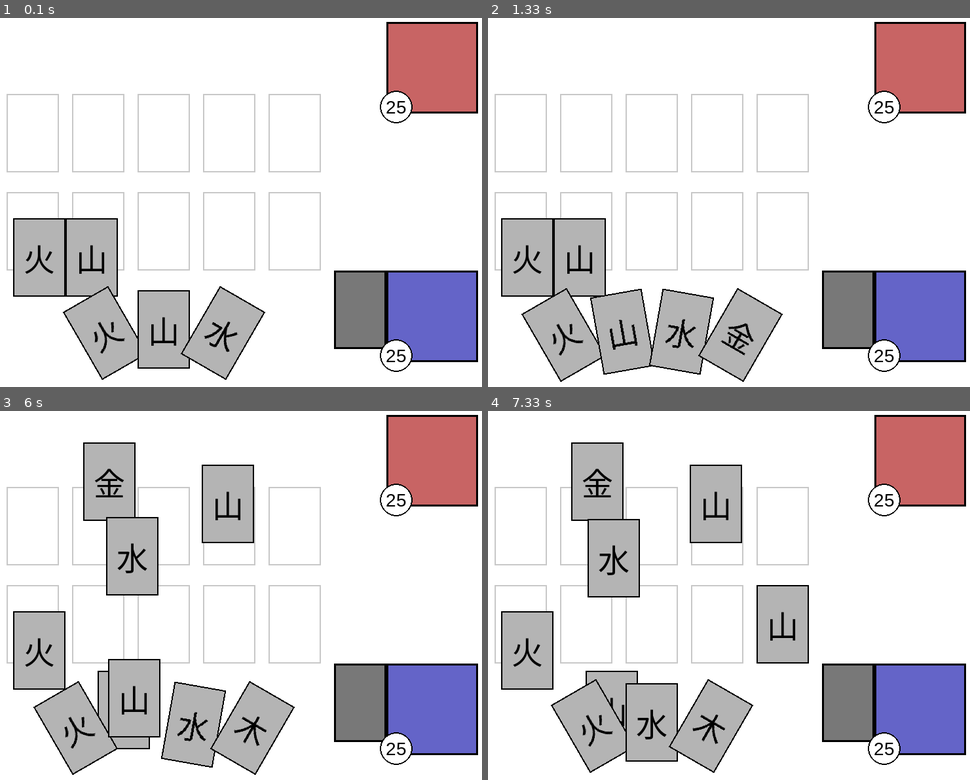
Above: before the commit, frames 1-4 (two rows, left to right).
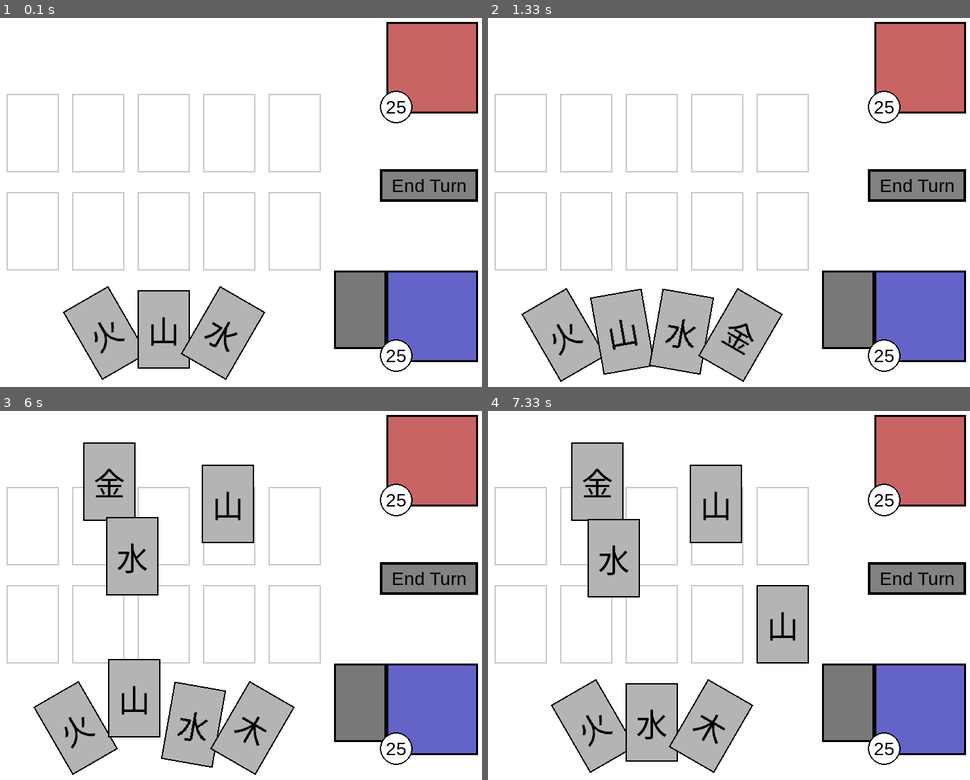
Above: after the commit, the same moments.

Repository: ChioreanBogdan/Pygame-Card-Game
Game: pygame game, started from tiny_kanji_card_game.py
Two runs of this game, one before a commit and one after it. Both use one fixed random seed, a clock stepped at 60 frames per second and the inputs below.
Inputs (mouse positions are in pixels of both pictures, inside the frame that each line leads up to):
- Up to frame 1 (0.1 s): no input
- Up to frame 2 (1.33 s): press the mouse at (916, 184) at 0.37 s; move the mouse to (738, 158) at 0.47 s; release the mouse at (560, 132) at 0.6 s; press the mouse at (594, 331) at 0.7 s; move the mouse to (608, 191) at 0.8 s; release the mouse at (622, 51) at 0.93 s; press the mouse at (849, 309) at 1.03 s; move the mouse to (854, 279) at 1.13 s; release the mouse at (859, 254) at 1.27 s
- Up to frame 3 (6 s): press the mouse at (77, 728) at 1.37 s; move the mouse to (96, 720) at 1.47 s; release the mouse at (120, 713) at 1.6 s; press the mouse at (250, 728) at 1.7 s; move the mouse to (168, 687) at 1.8 s; release the mouse at (91, 647) at 1.93 s; press the mouse at (361, 702) at 2.03 s; move the mouse to (395, 569) at 2.13 s; release the mouse at (428, 436) at 2.27 s; press the mouse at (361, 702) at 2.37 s; move the mouse to (313, 577) at 2.47 s; release the mouse at (265, 447) at 2.6 s; press the mouse at (96, 625) at 2.7 s; move the mouse to (101, 551) at 2.8 s; release the mouse at (110, 481) at 2.93 s; press the mouse at (279, 728) at 3.03 s; move the mouse to (183, 658) at 3.13 s; release the mouse at (81, 588) at 3.27 s; press the mouse at (279, 728) at 3.37 s; move the mouse to (260, 720) at 3.47 s; release the mouse at (245, 713) at 3.6 s; press the mouse at (361, 702) at 3.7 s; move the mouse to (313, 588) at 3.8 s; release the mouse at (265, 473) at 3.93 s; press the mouse at (279, 728) at 4.03 s; move the mouse to (163, 676) at 4.13 s; release the mouse at (43, 625) at 4.27 s; click (77, 728) at 4.38 s; press the mouse at (134, 724) at 4.7 s; move the mouse to (212, 728) at 4.8 s; release the mouse at (289, 732) at 4.93 s; press the mouse at (33, 625) at 5.03 s; move the mouse to (130, 562) at 5.13 s; release the mouse at (226, 503) at 5.27 s; press the mouse at (96, 625) at 5.37 s; move the mouse to (115, 591) at 5.47 s; release the mouse at (130, 554) at 5.6 s; press the mouse at (96, 625) at 5.7 s; move the mouse to (110, 665) at 5.8 s; release the mouse at (125, 709) at 5.93 s
- Up to frame 4 (7.33 s): press the mouse at (622, 724) at 6.03 s; move the mouse to (704, 687) at 6.13 s; release the mouse at (791, 650) at 6.27 s; click (594, 724) at 6.38 s; press the mouse at (651, 720) at 6.7 s; move the mouse to (627, 650) at 6.8 s; release the mouse at (603, 577) at 6.93 s; press the mouse at (618, 554) at 7.03 s; move the mouse to (618, 558) at 7.13 s; release the mouse at (613, 558) at 7.27 s

The runs differ from the first frame. In frame 1, 6.2% of the frame differs, in the area x 2-100%, y 40-76%; in frame 2, 6.3%; in frame 3, 4.6%; in frame 4, 4.8%.

Commit message:
Added end turn button,cleaned up main more,refactored entity

Diff:
--- a/board.py
+++ b/board.py
@@ -2,7 +2,14 @@
 from slot import Slot
 
 class Board:
-    def __init__(self, width, height):
+    def __init__(self, width, height,player,enemy):
+
+        self.width = width
+        self.height = height
+
+        self.player = player
+        self.enemy = enemy
+
         self.player_slots = []
         self.enemy_slots = []
 
@@ -46,3 +53,17 @@
 
         # player portrait rectangle
         self.player_rect = pygame.Rect(width - portrait_width - 30, height-portait_height-40, portrait_width, portait_height)
+
+        # make a little bubble rect left of enemy portrait
+        self.enemy_hp_bubble = pygame.Rect(self.enemy_rect.left-20, self.enemy_rect.centery+40, 70, 40)
+
+        # make a little bubble rect left of player portrait
+        self.player_hp_bubble = pygame.Rect(self.player_rect.left-20, self.player_rect.centery+40, 70, 40)
+
+        #Rect for end turn button position
+        self.end_turn_rect = pygame.Rect(
+            width -180,
+            height // 2 - 35,
+            150,
+            50
+                                        )
--- a/entity.py
+++ b/entity.py
@@ -1,4 +1,5 @@
 class Entity:
-    def __init__(self, hp):
+    def __init__(self, name, hp):
+        self.name = name
         self.hp = hp
         self.status_effects = []
--- a/player.py
+++ b/player.py
@@ -2,14 +2,7 @@
 
 class Player(Entity):
     def __init__(self, name, hp=25):
-        super().__init__(hp)
-        self.name = name
-
-        # health
-        self.hp = hp
-
-        # future-proof
-        self.status_effects = []
+        super().__init__(name,hp)
 
         # game zones
         self.hand = []
--- a/renderer.py
+++ b/renderer.py
@@ -27,18 +27,30 @@
         pygame.draw.rect(self.screen, (100,100,200), board.player_rect)
         pygame.draw.rect(self.screen, (0,0,0), board.player_rect, 3)
 
-    # def draw_board(self, player_rect, enemy_rect, deck_rect):
-    #     # deck
-    #     pygame.draw.rect(self.screen, (120,120,120), deck_rect)
-    #     pygame.draw.rect(self.screen, (0,0,0), deck_rect, 3)
+        # render enemy HP text
+        enemy_hp_text = self.ui_font.render(str(board.enemy.hp), True, (0, 0, 0))
 
-    #     # enemy portrait
-    #     pygame.draw.rect(self.screen, (200,100,100), enemy_rect)
-    #     pygame.draw.rect(self.screen, (0,0,0), enemy_rect, 3)
+        # draw bubble
+        pygame.draw.circle(self.screen, (255, 255, 255), board.enemy_hp_bubble.center,25)
+        pygame.draw.circle(self.screen, (0, 0, 0), board.enemy_hp_bubble.center,25, 2)
 
-    #     # player portrait
-    #     pygame.draw.rect(self.screen, (100,100,200), player_rect)
-    #     pygame.draw.rect(self.screen, (0,0,0), player_rect, 3)
+        # center text in bubble
+        text_rect = enemy_hp_text.get_rect(center=board.enemy_hp_bubble.center)
+        self.screen.blit(enemy_hp_text, text_rect)
+
+        # render player HP text
+        player_hp_text = self.ui_font.render(str(board.player.hp), True, (0, 0, 0))
+
+        # draw bubble
+        pygame.draw.circle(self.screen, (255, 255, 255), board.player_hp_bubble.center,25)
+        pygame.draw.circle(self.screen, (0, 0, 0), board.player_hp_bubble.center,25, 2)
+
+        # center text in bubble
+        text_rect = player_hp_text.get_rect(center=board.player_hp_bubble.center)
+        self.screen.blit(player_hp_text, text_rect)
+
+        # draw end turn button between portraits
+        self.draw_end_turn_button(board.end_turn_rect)
 
     def draw_slots(self, slots):
         for slot in slots:
@@ -53,11 +65,11 @@
         for card in cards:
             card.draw(self.screen, font)
 
-    def draw_end_turn_button(self, rect, font):
-        pygame.draw.rect(self.screen, (220,220,100), rect)
-        pygame.draw.rect(self.screen, (0,0,0), rect, 2)
+    def draw_end_turn_button(self, rect):
+        pygame.draw.rect(self.screen, (130,130,130), rect)
+        pygame.draw.rect(self.screen, (0,0,0), rect, 4)
 
-        text = self.font.render("End", True, (0,0,0))
+        text = self.ui_font.render("End Turn", True, (0,0,0))
         text_rect = text.get_rect(center=rect.center)
 
         self.screen.blit(text, text_rect)
--- a/tiny_kanji_card_game.py
+++ b/tiny_kanji_card_game.py
@@ -23,9 +23,6 @@
 WIDTH = 800
 HEIGHT = 600
 
-#Create board object
-board = Board(WIDTH,HEIGHT)
-
 #Made End Turn button rect
 end_turn_rect = pygame.Rect(WIDTH - 220, HEIGHT // 2 - 30, 140, 60)
 
@@ -43,6 +40,9 @@
 #Create 2 Player objects
 player = Player("Player")
 enemy = Player("Enemy")
+
+#Create board object
+board = Board(WIDTH,HEIGHT,player,enemy)
 
 # Draw one card
 #card_rect = pygame.Rect(100, 400, 80, 120)  # x, y, width, height
@@ -76,8 +76,8 @@
 max_angle = 30  # total spread
 
 #This is only for testing purposes and must be changed later
-player_cards.append(my_card)
-player_cards.append(my_card2)
+#player_cards.append(my_card)
+#player_cards.append(my_card2)
 
 while running:
 
@@ -86,37 +86,8 @@
     # draw player slots+enemy slots
     renderer.draw_board(board)
 
-    # render enemy HP text
-    enemy_hp_text = ui_font.render("25", True, (0, 0, 0))
-
-    # make a little bubble rect left of enemy portrait
-    enemy_hp_bubble = pygame.Rect(board.enemy_rect.left-20, board.enemy_rect.centery+40, 70, 40)
-
-    # draw bubble
-    pygame.draw.circle(screen, (255, 255, 255), enemy_hp_bubble.center,25)
-    pygame.draw.circle(screen, (0, 0, 0), enemy_hp_bubble.center,25, 2)
-
-    # center text in bubble
-    text_rect = enemy_hp_text.get_rect(center=enemy_hp_bubble.center)
-    screen.blit(enemy_hp_text, text_rect)
-
-    # render player HP text
-    player_hp_text = ui_font.render("25", True, (0, 0, 0))
-
-    # make a little bubble rect left of player portrait
-    player_hp_bubble = pygame.Rect(board.player_rect.left-20, board.player_rect.centery+40, 70, 40)
-
-    # draw bubble
-    pygame.draw.circle(screen, (255, 255, 255), player_hp_bubble.center,25)
-    pygame.draw.circle(screen, (0, 0, 0), player_hp_bubble.center,25, 2)
-
-    # center text in bubble
-    text_rect = player_hp_text.get_rect(center=player_hp_bubble.center)
-    screen.blit(player_hp_text, text_rect)
-
-
-    my_card.draw(screen,kanji_font)
-    my_card2.draw(screen,kanji_font)
+    #my_card.draw(screen,kanji_font)
+    #my_card2.draw(screen,kanji_font)
 
     mouse_pos = pygame.mouse.get_pos()
 
@@ -181,6 +152,11 @@
                         break
                         # Start dragging this card
 
+                #Check if mouse was inside "End turn" button rectangle
+                if board.end_turn_rect.collidepoint(event.pos):
+                    turn_manager.end_turn()
+                    print(f"Turn number = {turn_manager.current_turn}")
+
         # If the mouse is moved
         elif event.type == pygame.MOUSEMOTION:
             #print("Mouse motion detected")
@@ -236,5 +212,4 @@
 #my_card.draw(screen,font)
 #my_card2.draw(screen,font)
 
-
 pygame.display.flip()  # update the screen (otherwise what we draw appears only in memory,not on the screen)
Not shown, added: gitcommands shortcut
